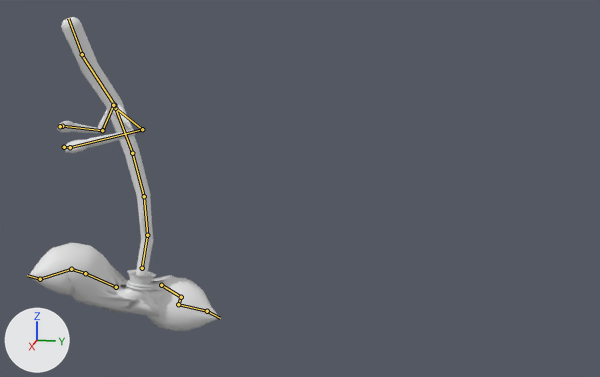
What one commit did to the FBX model Assets/art/AssetEnnemis/BalaisMickey@Hurricane Kick.fbx.
One viewpoint serves both versions: a camera (50 mm lens) standing at (1.366, -0.081, 0.705) and looking at (0.0, -0.354, 0.364). Arrows for +X, +Y and +Z are at lower left; the lights stay in place. The older version comes first. Both versions are drawn at frame 56 of the action 'mixamo.com'; the numbers are the values there. The bones that change, and the others that lie on the model, are drawn over the model as lines.
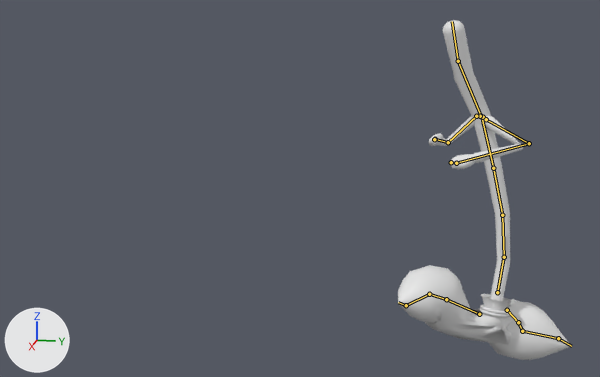
Diff of the bpy script that builds the scene:
```diff
--- a/Assets/art/AssetEnnemis/BalaisMickey@Hurricane Kick.fbx.py
+++ b/Assets/art/AssetEnnemis/BalaisMickey@Hurricane Kick.fbx.py
@@ bone_mixamorig_hips @@
 bone_mixamorig_hips = bpy.data.objects['Armature'].pose.bones['mixamorig:Hips']
-bone_mixamorig_hips.location = (-1.0, -3.4, 65.3)
+bone_mixamorig_hips.location = (-1.0, -3.4, 1.3)
```

What differs and where, as boxes (x1, y1, x2, y2) in the pictures (600 x 377 px):
'Cylinder001', posed (8% taller)
    before: (57, 17, 153, 276)
    after: (429, 20, 523, 301)
'Cylinder003', posed (14% narrower, 8% taller)
    before: (28, 243, 165, 315)
    after: (398, 265, 515, 343)
'Cylinder002', posed (8% taller)
    before: (119, 270, 221, 331)
    after: (470, 294, 572, 360)
'Torus001', posed (11% wider, 22% taller)
    before: (127, 280, 153, 288)
    after: (480, 304, 509, 314)
'Torus002', posed (7% wider, 25% taller)
    before: (126, 284, 153, 291)
    after: (479, 308, 508, 317)
bone 'mixamorig:Hips', root to tip
    before: (142, 268) to (147, 234)
    after: (497, 292) to (504, 256)
